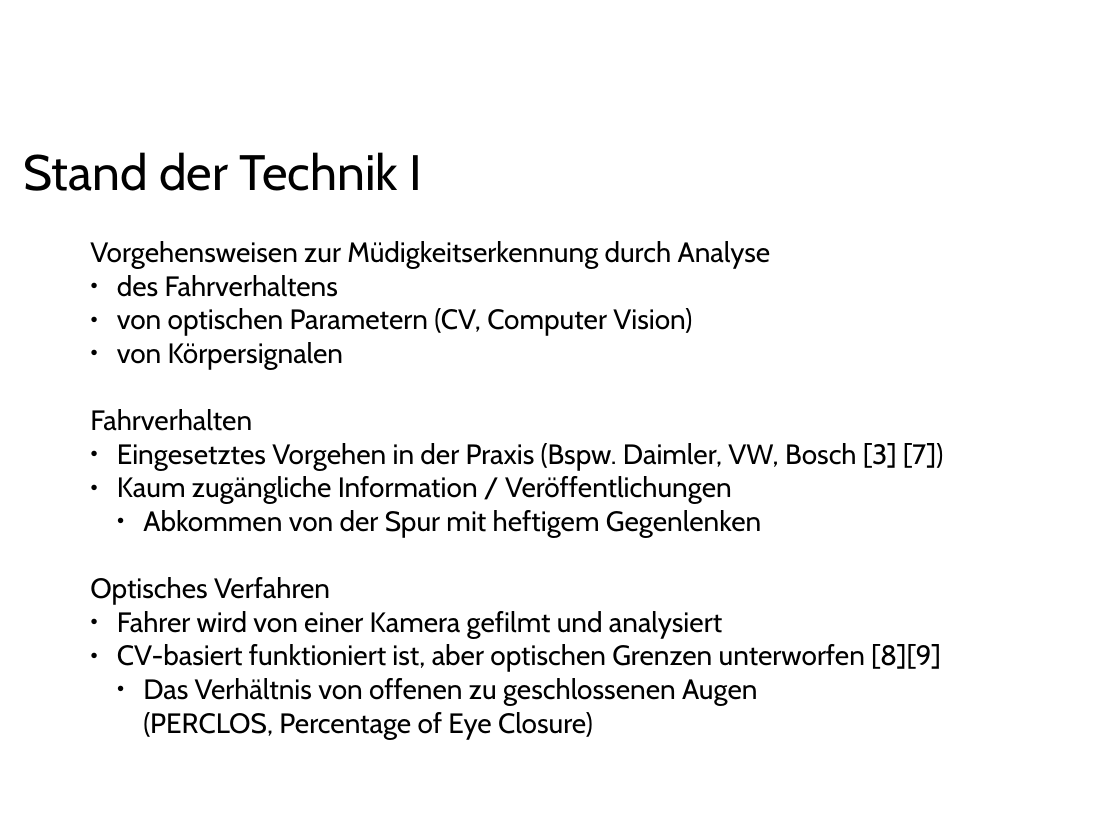
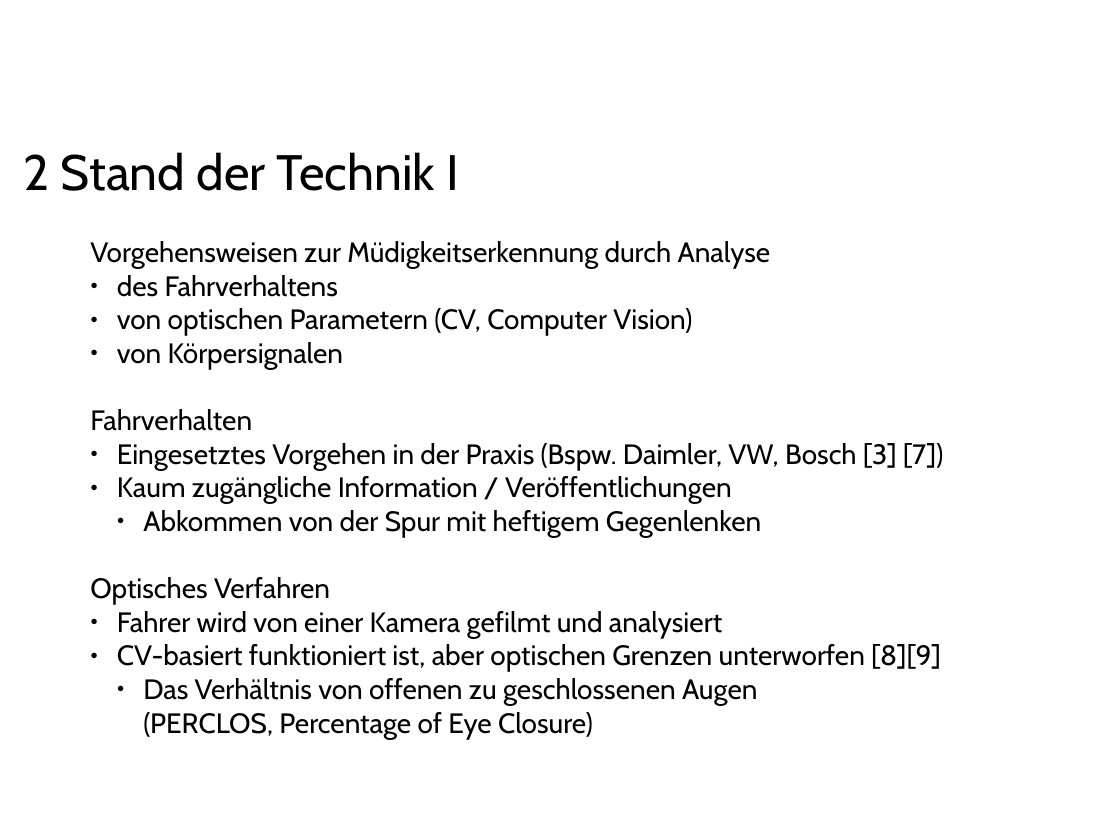
Before and after one commit to ppasler/current-adas, a slide deck: slide 4 of project/presentation/Praesentation_PoSDBoS_Pasler.odp. Drawn at 1120x840 pixels with LibreOffice and Linux fonts; fonts in the diff are those of the drawing; background and template pictures are left out. Boxes give left, top, right and bottom in pixels: in the first picture for what was removed or moved away, otherwise in the second. Text is boxed around its words. In the diff, an @@ line names an element or a change of style, - is before the commit and + after.

```diff
--- a/project/presentation/Praesentation_PoSDBoS_Pasler.odp
+++ b/project/presentation/Praesentation_PoSDBoS_Pasler.odp
@@ text at [24,152,459,191]: text changed @@
-Stand der Technik I
+2 Stand der Technik I
```
Also in this commit, not shown: 10 other slides changed, 8 slides added, 1 slide removed, 11 other files.
